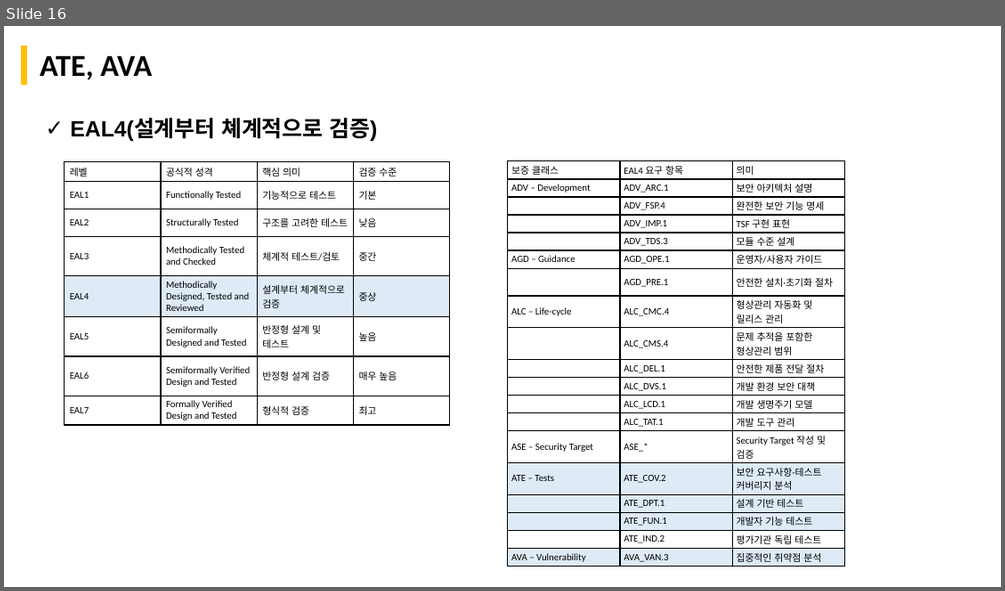
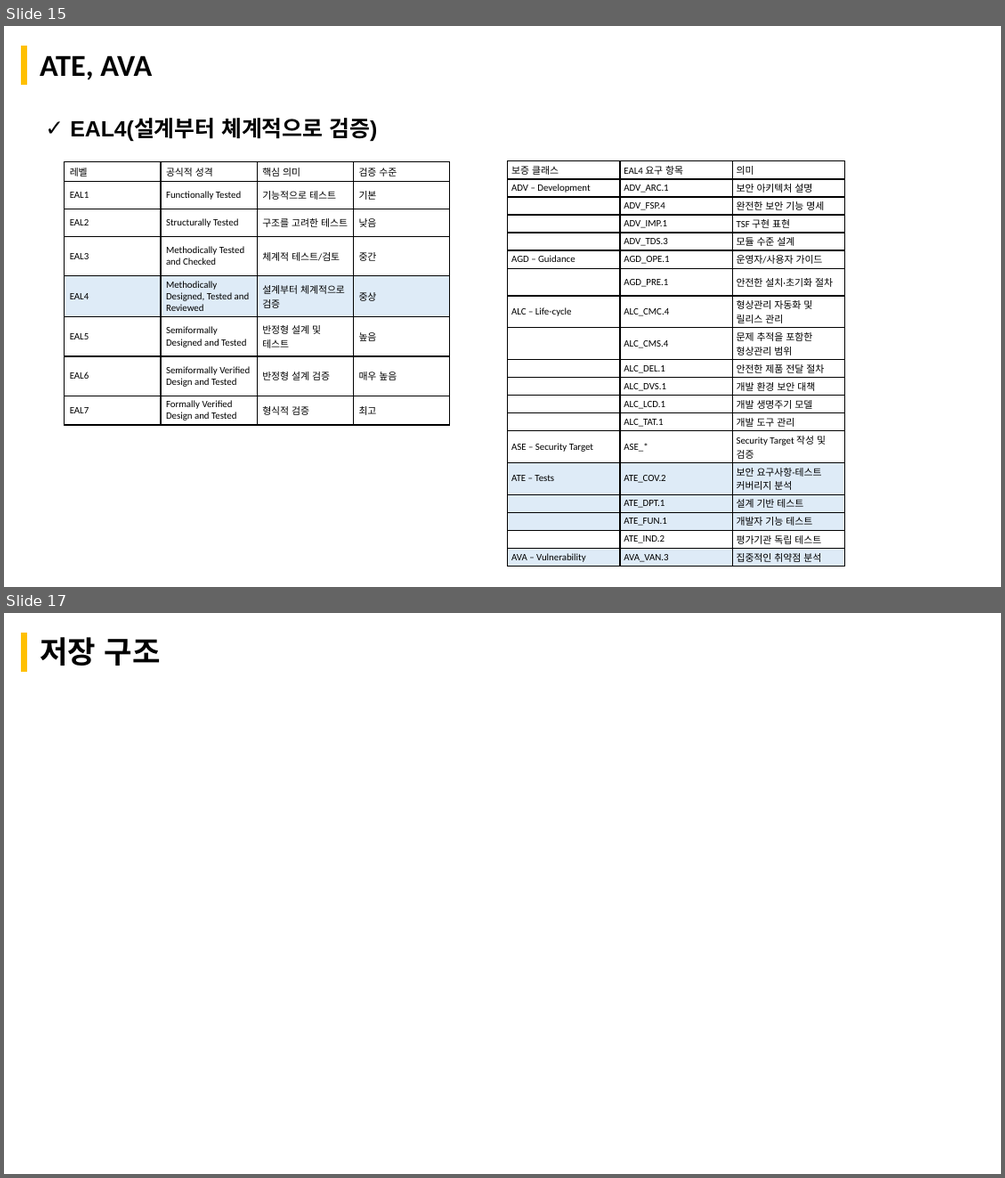
Before and after one commit to boram1288/test-p, a slide deck: ppt/SW_Architect_개인과제_appendix.pptx. Shown one above the other, each under a label of ours: slide 16 before the commit, slides 15 and 17 after it; the slides between them are not shown. The pictures are 1005x591 and 1005x1178 pixels, drawn with LibreOffice and Linux fonts; fonts in the diff are those of the drawing. Boxes give left, top, right and bottom in pixels: in the first picture for what was removed or moved away, otherwise in the second. Text is boxed around its words. In the diff, an @@ line names an element or a change of style, - is before the commit and + after.

```diff
--- a/ppt/SW_Architect_개인과제_appendix.pptx
+++ b/ppt/SW_Architect_개인과제_appendix.pptx
@@ slide 17 added at box(4, 613, 1001, 1174), background #FFFFFF; not listed: 1 template element that a slide beside it also shows @@
@@ title added at box(40, 637, 161, 666), 22 pt, text #000000, bold @@
+저장 구조
@@ what was slide 16 is now slide 15 @@
```
Also in this commit, not shown: 1 slide changed, 1 other slide added, 1 slide removed, 1 other file.
